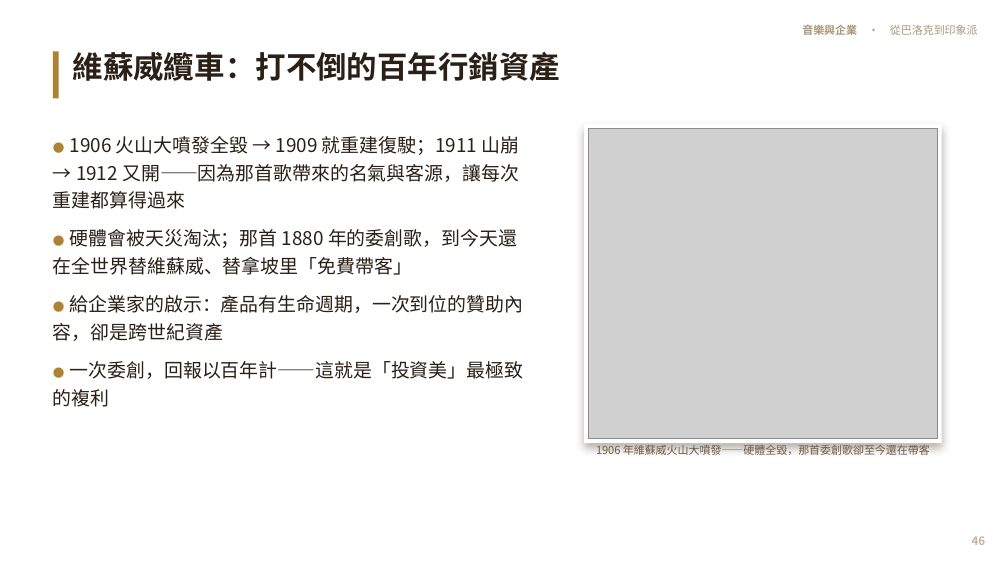
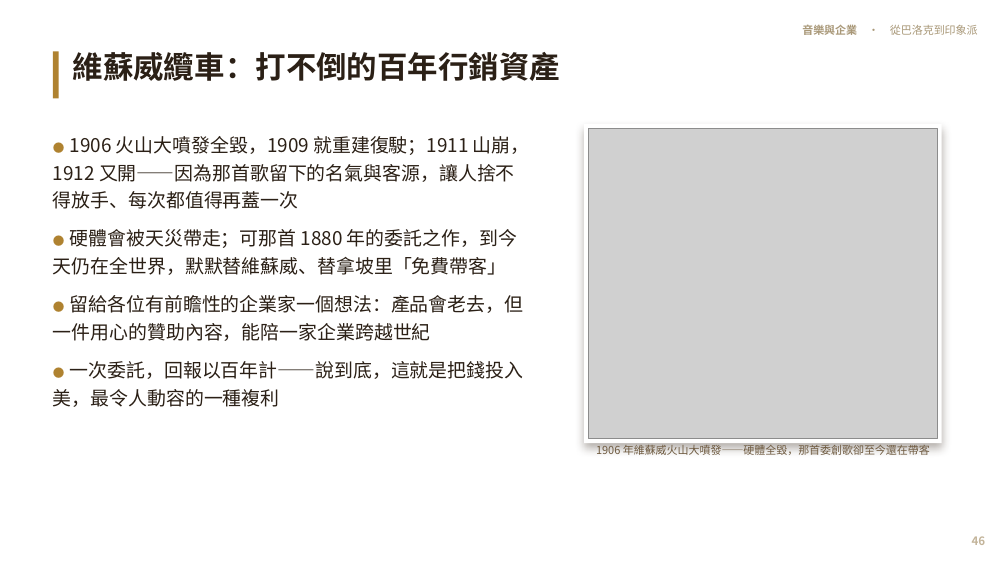
Before and after one commit to kblab2024/music-business-lecture, a slide deck: slide 46 of docs/downloads/音樂與企業-投影片.pptx. Drawn at 1008x567 pixels with LibreOffice and Linux fonts; fonts in the diff are those of the drawing; grey boxes stand for pictures. Boxes give left, top, right and bottom in pixels: in the first picture for what was removed or moved away, otherwise in the second. Text is boxed around its words. In the diff, an @@ line names an element or a change of style, - is before the commit and + after.

```diff
--- a/docs/downloads/音樂與企業-投影片.pptx
+++ b/docs/downloads/音樂與企業-投影片.pptx
@@ text at [53, 136, 530, 407]: text changed @@
-● 1906 火山大噴發全毀 → 1909 就重建復駛；1911 山崩 → 1912 又開——因為那首歌帶來的名氣與客源，讓每次重建都算得過來
-● 硬體會被天災淘汰；那首 1880 年的委創歌，到今天還在全世界替維蘇威、替拿坡里「免費帶客」
-● 給企業家的啟示：產品有生命週期，一次到位的贊助內容，卻是跨世紀資產
-● 一次委創，回報以百年計——這就是「投資美」最極致的複利
+● 1906 火山大噴發全毀，1909 就重建復駛；1911 山崩，1912 又開——因為那首歌留下的名氣與客源，讓人捨不得放手、每次都值得再蓋一次
+● 硬體會被天災帶走；可那首 1880 年的委託之作，到今天仍在全世界，默默替維蘇威、替拿坡里「免費帶客」
+● 留給各位有前瞻性的企業家一個想法：產品會老去，但一件用心的贊助內容，能陪一家企業跨越世紀
+● 一次委託，回報以百年計——說到底，這就是把錢投入美，最令人動容的一種複利
```
Also in this commit, not shown: 54 other slides changed, 7 other files.
